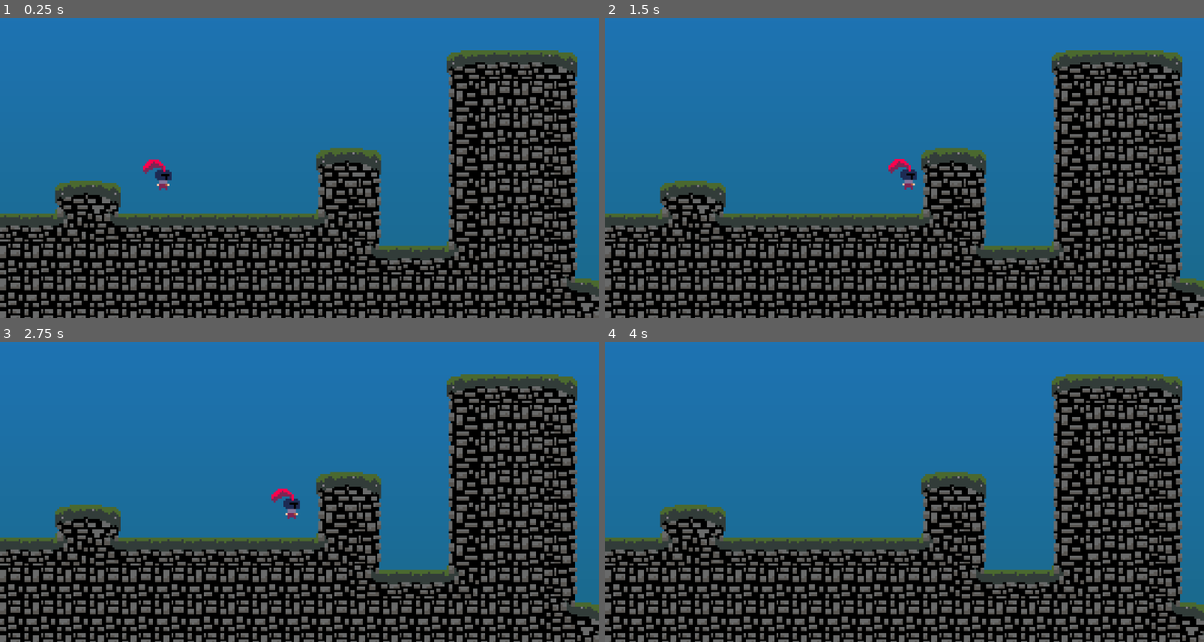
Above: before the commit, frames 1-4 (two rows, left to right).
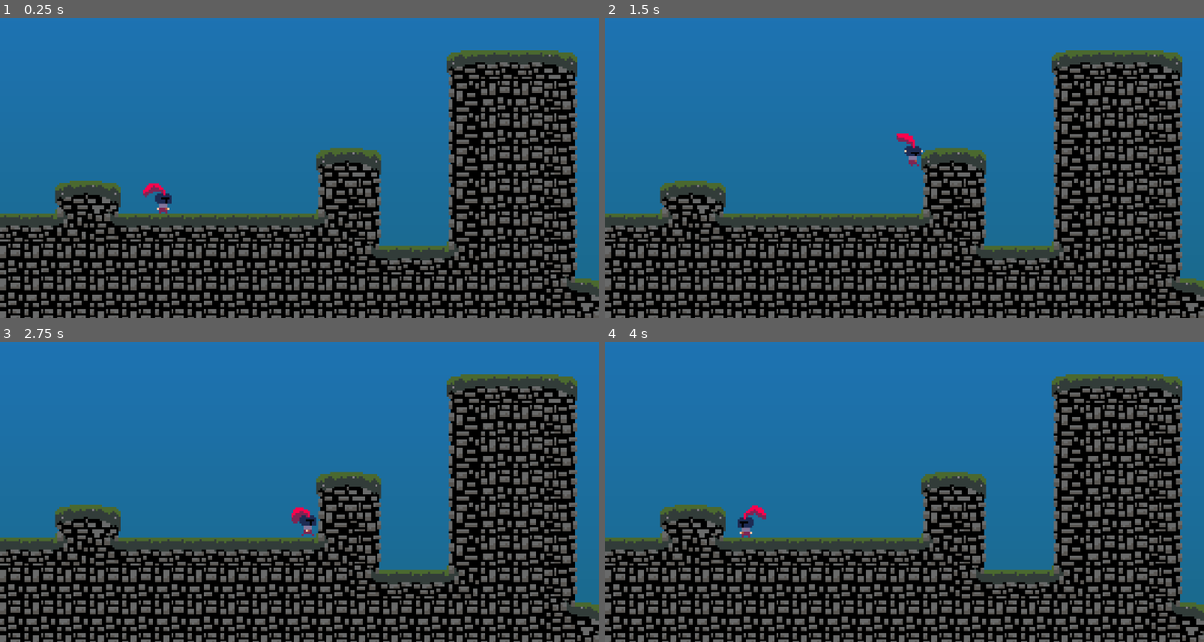
Above: after the commit, the same moments.

Repository: CBurgess97/godot-platformer
Game: Godot game, scene res://Game.tscn
Two runs of this game, one before a commit and one after it. Both use one fixed random seed, a clock stepped at 60 frames per second and the inputs below. This scene is started directly instead of the project's main scene.
Inputs:
- Up to frame 1 (0.25 s): no input
- Up to frame 2 (1.5 s): hold Right (ui_right) from 0.53 s (still down); tap Up (ui_up) at 0.6, 0.77, 1.07, 1.35 s
- Up to frame 3 (2.75 s): tap Up (ui_up) at 1.52, 1.82, 2.1 s; release Right (ui_right) at 2.03 s; hold Left (ui_left) from 2.03 s (still down)
- Up to frame 4 (4 s): keep holding Left (ui_left); tap Up (ui_up) at 2.85, 3.02, 3.32, 3.6, 3.77 s

The runs differ from the first frame. In frame 1, 0.5% of the frame differs, in the area x 23-29%, y 47-66%; in frame 2, 0.5%; in frame 3, 0.5%; in frame 4, 0.2%.

Commit message:
Implement Basic Animation

Diff:
--- a/Player/Player Components/player_movement_component.gd
+++ b/Player/Player Components/player_movement_component.gd
@@ -16,64 +16,86 @@
 var coyote_timer : Timer # Reference to the coyote timer
 var coyote_jump_available := true
 
+var facing_right := true
 
-@onready var character: CharacterBody2D = get_parent()
+
+@onready var character: Player = get_parent()
 
 func _ready() -> void:
-    # Set up input buffer timer
-    input_buffer = Timer.new()
-    input_buffer.wait_time = jump_buffer_time
-    input_buffer.one_shot = true
-    add_child(input_buffer)
+	# Set up input buffer timer
+	input_buffer = Timer.new()
+	input_buffer.wait_time = jump_buffer_time
+	input_buffer.one_shot = true
+	add_child(input_buffer)
 
-    # Set up coyote timer
-    coyote_timer = Timer.new()
-    coyote_timer.wait_time = coyote_time
-    coyote_timer.one_shot = true
-    add_child(coyote_timer)
-    coyote_timer.timeout.connect(coyote_timeout)
+	# Set up coyote timer
+	coyote_timer = Timer.new()
+	coyote_timer.wait_time = coyote_time
+	coyote_timer.one_shot = true
+	add_child(coyote_timer)
+	coyote_timer.timeout.connect(coyote_timeout)
 
 func move_player(delta, new_direction : float) -> void:
-    var jump_attempted := Input.is_action_just_pressed("ui_up")
+	var jump_attempted := Input.is_action_just_pressed("ui_up")
 
-    # Update Movement Direction
-    direction = new_direction
+	# Update Movement Direction
+	direction = new_direction
 
-    update_horizontal_movement(delta)
+	update_horizontal_movement(delta)
 
-    process_jump(jump_attempted)
+	process_jump(jump_attempted)
 
-    # Apply gravity and reset coyote timer
-    if character.is_on_floor():
-        coyote_jump_available = true
-        coyote_timer.stop()
-    else:
-        if coyote_jump_available:
-            if coyote_timer.is_stopped():
-                coyote_timer.start()
-        apply_gravity(delta)
+	# Apply gravity and reset coyote timer
+	if character.is_on_floor():
+		coyote_jump_available = true
+		coyote_timer.stop()
+	else:
+		if coyote_jump_available:
+			if coyote_timer.is_stopped():
+				coyote_timer.start()
+		apply_gravity(delta)
 
-    # Apply movement
-    character.velocity = velocity
-    character.move_and_slide()
+	# Apply movement
+	character.velocity = velocity
+	update_animation()
+	character.move_and_slide()
 
 func update_horizontal_movement(delta: float) -> void:
-    if direction:
-        velocity.x = move_toward(velocity.x, direction * speed, acceleration * delta)
-    else:
-        velocity.x = move_toward(velocity.x, 0, friction * delta)
+	if direction:
+		velocity.x = move_toward(velocity.x, direction * speed, acceleration * delta)
+	else:
+		velocity.x = move_toward(velocity.x, 0, friction * delta)
 
 func apply_gravity(delta: float) -> void:
-    # Apply gravity
-    velocity.y += gravity * delta
+	# Apply gravity
+	velocity.y += gravity * delta
 
 func process_jump(jump_attempted) -> void:
-    if jump_attempted or input_buffer.time_left > 0:
-        if coyote_jump_available: # If jumping on the ground
-            velocity.y = jump_velocity
-            coyote_jump_available = false
-        elif jump_attempted: # Queue input buffer if jump was attempted
-            input_buffer.start()
+	if jump_attempted or input_buffer.time_left > 0:
+		if coyote_jump_available: # If jumping on the ground
+			velocity.y = jump_velocity
+			coyote_jump_available = false
+		elif jump_attempted: # Queue input buffer if jump was attempted
+			input_buffer.start()
 
 func coyote_timeout() -> void:
-    coyote_jump_available = false
+	coyote_jump_available = false
+
+func update_animation() -> void:
+	if character.is_on_floor():
+		if abs(velocity.x) > 0:
+			character.animation.play("walk")
+		else:
+			character.animation.play("idle")
+	else:
+		if velocity.y < 0:
+			character.animation.play("jump")
+		else:
+			character.animation.play("fall")
+
+	if facing_right and velocity.x < 0:
+		facing_right = false
+		character.animation.flip_h = true
+	elif not facing_right and velocity.x > 0:
+		facing_right = true
+		character.animation.flip_h = false
--- a/Player/player.gd
+++ b/Player/player.gd
@@ -3,3 +3,4 @@
 
 @onready var movement: PlayerMovementComponent = $PlayerMovementComponent
 @onready var state_machine: PlayerStateMachine = $PlayerStateMachine
+@onready var animation: AnimatedSprite2D = $AnimatedSprite2D
--- a/Player/player.tscn
+++ b/Player/player.tscn
@@ -7,8 +7,8 @@
 [ext_resource type="SpriteFrames" uid="uid://dw5j76iikoru7" path="res://Resources/little_knight.tres" id="5_k53q1"]
 
 [sub_resource type="CapsuleShape2D" id="CapsuleShape2D_k53q1"]
-radius = 6.0
-height = 18.0
+radius = 4.0
+height = 14.0
 
 [node name="CollisionShape2D" type="CharacterBody2D"]
 script = ExtResource("1_k53q1")
@@ -22,17 +22,16 @@
 
 [node name="PlayerMovementComponent" type="Node" parent="."]
 script = ExtResource("4_od3ui")
-speed = 600.0
-jump_velocity = -100.0
-gravity = 200.0
-acceleration = 1000.0
+speed = 700.0
+jump_velocity = -200.0
+gravity = 800.0
+acceleration = 500.0
 friction = 6000.0
 
 [node name="CollisionShape2D" type="CollisionShape2D" parent="."]
-position = Vector2(0, -1)
 shape = SubResource("CapsuleShape2D_k53q1")
 
 [node name="AnimatedSprite2D" type="AnimatedSprite2D" parent="."]
-position = Vector2(-2, 0)
+position = Vector2(-2, -1)
 sprite_frames = ExtResource("5_k53q1")
 animation = &"idle"
--- a/Resources/little_knight.tres
+++ b/Resources/little_knight.tres
@@ -56,6 +56,6 @@
 "texture": SubResource("AtlasTexture_l5g64")
 }],
 "loop": true,
-"name": &"walk_right",
+"name": &"walk",
 "speed": 5.0
 }]
